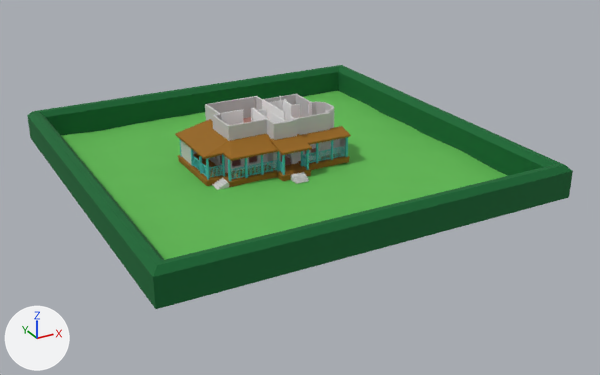
Before and after pictures for a commit that changed the FBX model Assets/Game-assets/house/house_set.fbx.
Camera for both pictures: a 50 mm camera at (-33.3, -64.2, 29.9) aimed at (1.4, -1.2, -1.6). Lighting does not change. The marker at lower left points along +X, +Y and +Z. Where no turn or scale is listed for an object, it has been applied to the vertices.

Script lines for the objects in view, before the commit:
```python
ob_firstfloor_walls_floor = bpy.data.objects.new('firstfloor_walls_floor', me_mesh_181)
ob_firstfloor_walls_floor.location = (7.56, 2.92, 2.79)
ob_firstfloor_walls_inner = bpy.data.objects.new('firstfloor_walls_inner', me_mesh_182)
ob_firstfloor_walls_inner.location = (5.08, 3.48, 2.88)
ob_firstfloor_walls_outer = bpy.data.objects.new('firstfloor_walls_outer', me_mesh_180)
ob_firstfloor_walls_outer.location = (1.78, 2.92, 2.79)
ob_groundfloor_walls_outer = bpy.data.objects.new('groundfloor_walls_outer', me_mesh_178)
ob_groundfloor_walls_outer.location = (0.43, 1.75, 0.57)
ob_hedge = bpy.data.objects.new('hedge', me_mesh_184)
ob_hedge.location = (0.43, 1.75, -0.2)
ob_leg_002 = bpy.data.objects.new('leg.002', me_mesh_003)
ob_leg_002.location = (-4.08, 4.76, 0.57)
ob_outer_walls004 = bpy.data.objects.new('outer_walls004', me_mesh_172)
ob_outer_walls004.location = (0.43, 1.75, 0.04)
ob_porch_roof = bpy.data.objects.new('porch_roof', me_mesh_175)
ob_porch_roof.parent = ob_porch
ob_porch_roof.location = (-5463.0, -1688.0, -1287.0)
ob_porch_roof.scale = (888.0, 888.0, 888.0)
ob_rectangle001_001 = bpy.data.objects.new('Rectangle001.001', me_mesh_027)
ob_rectangle001_001.location = (-7.34, 6.5, 0.57)
# also in view: 'ground_plane' at (0.4, 1.7, 0.0)
```
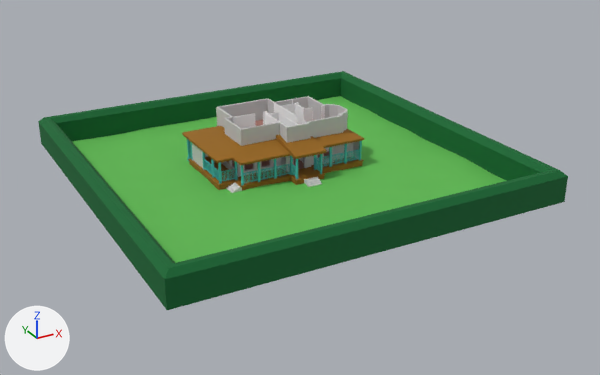
ob_house_set is not drawn itself; it is the parent of ob_garden, ob_house.
ob_house is not drawn itself; it is the parent of ob_porch, ob_groundfloor, ob_firstfloor.

Where the newer file only moved an object's origin or applied its transform, the numbers keep the older frame.

Changed parts and their boxes (x1, y1, x2, y2) in the pictures (600 x 375 px; the box of a moved part takes in the faces that stretch with it):
'hedge', mesh rescaled: before (27, 65, 573, 309); after (38, 71, 568, 310)
'ground_plane', moved: before (61, 91, 508, 260); after (72, 96, 506, 263)
'firstfloor_walls_outer', moved: before (205, 94, 334, 141); after (216, 96, 348, 146)
'porch_roof', reshaped, moved, rescaled: before (175, 119, 351, 161); after (182, 126, 364, 165)
'outer_walls004', moved: before (177, 153, 350, 187); after (188, 157, 364, 190)
'firstfloor_walls_inner', moved: before (221, 96, 312, 125); after (233, 99, 325, 129)
'groundfloor_walls_outer', moved: before (208, 139, 340, 173); after (221, 142, 353, 177)
'porch_roof_entrance', added (brown): after (276, 134, 327, 159)
'StraightStair001', reshaped, moved: before (291, 172, 309, 184); after (304, 177, 322, 187)
'Rectangle147', added: after (187, 139, 191, 161)
'firstfloor_floor', added: after (255, 120, 263, 126)
'firstfloor_walls_floor', deleted: before (243, 117, 251, 123)
'Rectangle001.001', deleted: before (179, 139, 182, 157)
part 6 of me_mesh_174, moved or reshaped: before (213, 178, 227, 189); after (226, 183, 239, 193)
part 7 of me_mesh_174, moved or reshaped: before (220, 183, 229, 189); after (233, 187, 242, 193)
part 9 of me_mesh_173, moved or reshaped: before (292, 173, 308, 183); after (306, 178, 322, 187)

What changed in the scene script:
```text
Change me_mesh_182:
    where me_mesh_182.from_pydata(...)  # 116 vertices, 184 faces; spans x -9.0..0.17, y -3.78..3.17, z 0.0..2.04
    me_mesh_182 part 8: the whole mesh is moved by (5.14, 0.12, 0.23)
Change me_mesh_172:
    where me_mesh_172.from_pydata(...)  # 62 vertices, 110 faces; spans x -8.09..6.25, y -4.33..5.07, z 0.0..0.53
    me_mesh_172 part 4: the whole mesh is moved by (0.49, -1.61, -2.52)
Change me_mesh_173:
    where me_mesh_173.from_pydata(...)  # 24 vertices, 44 faces; spans x 0.0..1.332, y 0.222..1.332, z 0.0..0.533
    me_mesh_173 part 9: all 18 vertices in x 0.0..1.332, y 0.222..1.11, z 0.107..0.533 are moved by (-0.264, -7.274, -2.611)
Change me_mesh_175:
    used by ob_porch_roof; parent = ob_porch; location = (-5463.0, -1688.0, -1287.0); scale = (888.0, 888.0, 888.0)
    remove me_mesh_175.from_pydata(...)  # 44 vertices, 68 faces; spans x -2.0..14.2, y -2.8..7.8, z 2.9..4.1
    add me_mesh_175.from_pydata(...)  # 64 vertices, 124 faces; spans x -7601.6..6741.3, y -5954.4..4787.1, z 50.6..751.9
    me_mesh_175 part 2: the whole mesh is rebuilt
Change me_mesh_184:
    where me_mesh_184.from_pydata(...)  # 26 vertices, 52 faces; spans x -19.0..19.0, y -19.0..19.0, z 0.0..3.0
    me_mesh_184 part 1: the whole mesh is scaled about its middle by 0.95, then moved by (-0.4, -1.7, 0.1)
Change me_mesh_174:
    where me_mesh_174.from_pydata(...)  # 24 vertices, 44 faces; spans x 0.222..1.332, y -1.243..0.0, z 0.0..0.533
    me_mesh_174 part 6: all 18 vertices in x 0.222..1.11, y -1.243..0.0, z 0.107..0.533 are moved by (-7.31, -3.538, -2.611)
    me_mesh_174 part 7: all 2 vertices in x 1.332, y -1.243..0.0, z 0.0 are moved by (-7.227, -3.538, -2.523)
Change me_mesh_183:
    where me_mesh_183.from_pydata(...)  # 3721 vertices, 7200 faces; spans x -17.5..17.5, y -17.5..17.5, z -0.1..0.1
    me_mesh_183 part 10: the whole mesh is moved by (-0.4, -1.7, -2.5)
Change me_mesh_180:
    where me_mesh_180.from_pydata(...)  # 72 vertices, 144 faces; spans x -6.54..4.75, y -3.31..5.1, z 0.0..2.04
    me_mesh_180 part 5: the whole mesh is moved by (1.84, -0.44, 0.23)
Change me_mesh_178:
    where me_mesh_178.from_pydata(...)  # 164 vertices, 376 faces; spans x -5.8..6.1, y -2.18..4.92, z 0.0..2.04
    me_mesh_178 part 3: the whole mesh is moved by (0.49, -1.61, -1.99)
Remove ob_leg_002:
    ob_leg_002 = bpy.data.objects.new('leg.002', me_mesh_003)
Change ob_firstfloor_walls_inner:
    ob_firstfloor_walls_inner.location: (5.08, 3.48, 2.88) -> (0.43, 1.75, 2.68)
Remove ob_rectangle001_001:
    ob_rectangle001_001 = bpy.data.objects.new('Rectangle001.001', me_mesh_027)
Change ob_outer_walls004:
    ob_outer_walls004.location: (0.43, 1.75, 0.04) -> (0.43, 1.75, 2.68)
Change ob_straightstair001:
    ob_straightstair001.location: (-0.33, -3.83, 0.03) -> (0.43, 1.75, 2.68)
Change ob_porch_roof:
    ob_porch_roof.scale: (888.0, 888.0, 888.0) -> (1.0, 1.0, 1.0)
    ob_porch_roof.parent: ob_porch -> ob_porch_roof_001
    ob_porch_roof.location: (-5463.0, -1688.0, -1287.0) -> (0.0, 0.0, 0.0)
Remove ob_firstfloor_walls_floor:
    ob_firstfloor_walls_floor = bpy.data.objects.new('firstfloor_walls_floor', me_mesh_181)
Change ob_house:
    ob_house.location: (-923.3, -140.0, 90.6) -> (430.2, 1750.0, 2675.0)
Change ob_ground_plane:
    ob_ground_plane.location: (0.43, 1.75, 0.0) -> (0.43, 1.75, 2.68)
Change ob_house_set:
    ob_house_set.location: (0.43, 1.75, 1.235) -> (0.0, 0.0, 0.0)
Change ob_firstfloor_walls_outer:
    ob_firstfloor_walls_outer.location: (1.78, 2.92, 2.79) -> (0.43, 1.75, 2.68)
Change ob_groundfloor_walls_outer:
    ob_groundfloor_walls_outer.location: (0.43, 1.75, 0.57) -> (0.43, 1.75, 2.68)
Add ob_porch_roof_001:
    ob_porch_roof_001 = bpy.data.objects.new('porch_roof.001', None)
    ob_porch_roof_001.parent = ob_porch
    ob_porch_roof_001.location = (0.0, 0.0, 0.0)
Add ob_rectangle147:
    ob_rectangle147 = bpy.data.objects.new('Rectangle147', me_mesh_155_1)  # 16 vertices, 14 faces; spans x -7.35..-7.0, y 4.07..4.42, z -2.6..0.05; in mat_porch_railing (cyan #4bbebe)
    ob_rectangle147.location = (0.43, 1.75, 2.68)
Add ob_porch_roof_entrance:
    ob_porch_roof_entrance = bpy.data.objects.new('porch_roof_entrance', me_mesh_151_1)  # 16 vertices, 28 faces; spans x -1.2..1.98, y -6.01..-2.29, z 0.11..1.16; in mat_porch_roof (brown #96650d)
    ob_porch_roof_entrance.location = (0.43, 1.75, 2.68)
Add ob_firstfloor_floor:
    ob_firstfloor_floor = bpy.data.objects.new('firstfloor_floor', me_mesh_162_1)  # 48 vertices, 96 faces; spans x -5.31..6.59, y -3.79..4.67, z 0.05..0.25; in mat_floor (brown #ab776d)
    ob_firstfloor_floor.location = (0.43, 1.75, 2.68)
```
